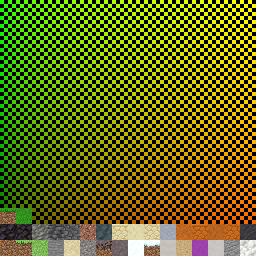
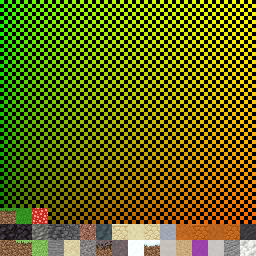
Layered file, before and after one edit (w=256, h=256). Changes by layer:
painted on "blocks" over [left=32, top=208, right=48, bottom=224]
